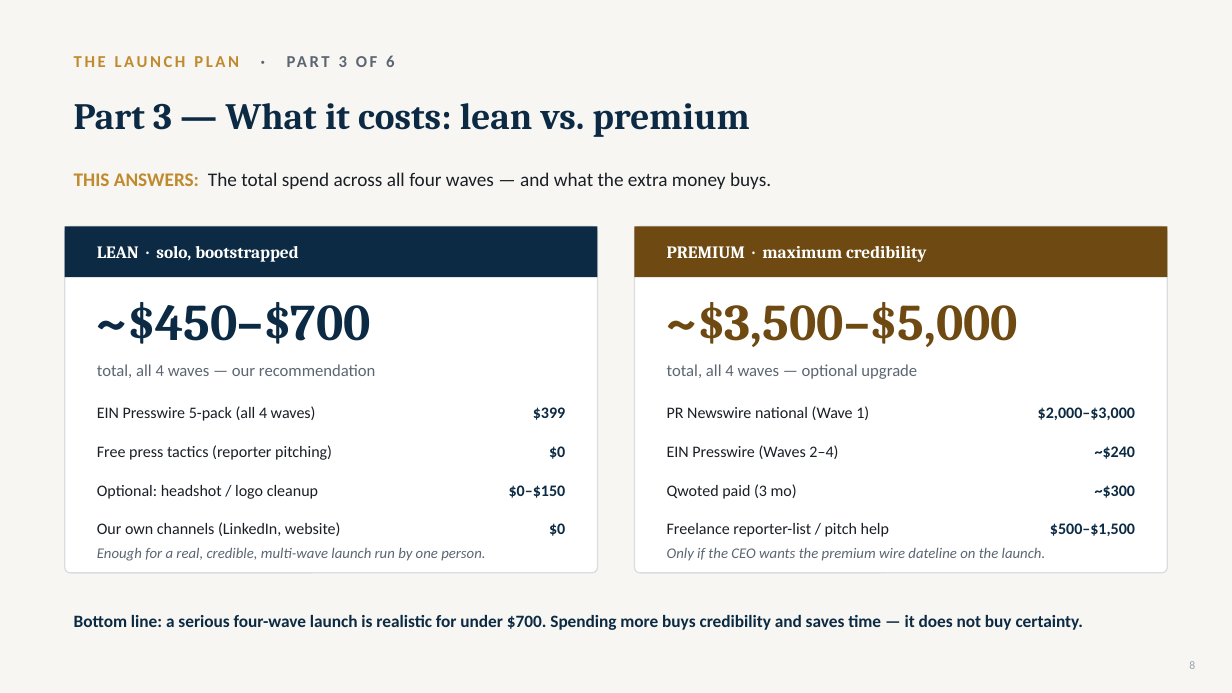
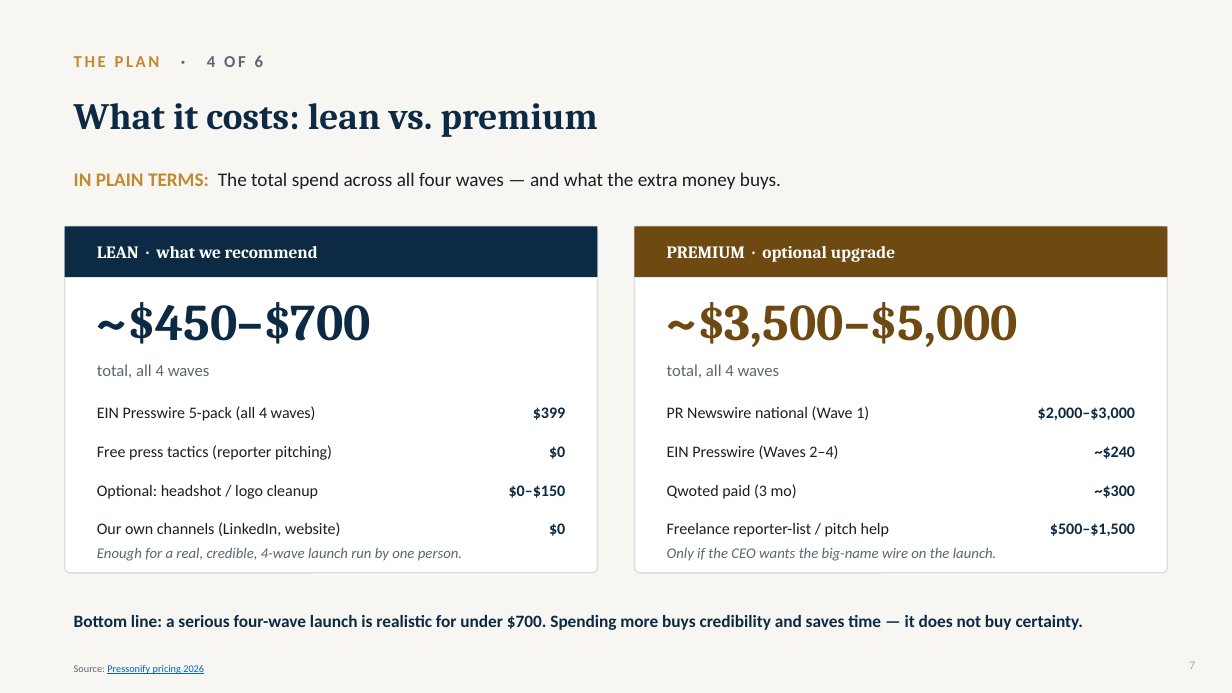
Before and after one commit to gitteromri-ux/eteacher-longevity-pr-campaign, a slide deck: slide 7 of eTeacher_Longevity_PR_Campaign.pptx (slide 8 before the commit). Drawn at 1232x693 pixels with LibreOffice and Linux fonts; fonts in the diff are those of the drawing. Boxes give left, top, right and bottom in pixels: in the first picture for what was removed or moved away, otherwise in the second. Text is boxed around its words. In the diff, an @@ line names an element or a change of style, - is before the commit and + after.

Commit message:
Rebuild opening plan: 6 tight McKinsey-style slides (one-page summary + 5 deep-dives), merged How, no fluff

```diff
--- a/eTeacher_Longevity_PR_Campaign.pptx
+++ b/eTeacher_Longevity_PR_Campaign.pptx
@@ text at box(74, 55, 263, 67): text changed @@
-THE LAUNCH PLAN · PART 3 OF 6
+THE PLAN · 4 OF 6
@@ text at box(74, 103, 598, 137): text changed @@
-Part 3 — What it costs: lean vs. premium
+What it costs: lean vs. premium
@@ text at box(74, 172, 781, 189): text changed @@
-THIS ANSWERS: The total spend across all four waves — and what the extra money buys.
+IN PLAIN TERMS: The total spend across all four waves — and what the extra money buys.
@@ text at box(97, 246, 318, 258): text changed @@
-LEAN · solo, bootstrapped
+LEAN · what we recommend
@@ text at box(667, 246, 895, 262): text changed @@
-PREMIUM · maximum credibility
+PREMIUM · optional upgrade
@@ text at box(97, 364, 210, 378): text changed @@
-total, all 4 waves — our recommendation
+total, all 4 waves
@@ text at box(667, 364, 780, 378): text changed @@
-total, all 4 waves — optional upgrade
+total, all 4 waves
@@ text at box(97, 547, 462, 561): text changed @@
-Enough for a real, credible, multi-wave launch run by one person.
+Enough for a real, credible, 4-wave launch run by one person.
@@ text at box(667, 547, 997, 561): text changed @@
-Only if the CEO wants the premium wire dateline on the launch.
+Only if the CEO wants the big-name wire on the launch.
@@ text added at box(74, 665, 204, 674), 8 pt, text #0563C1, underline @@
+Source: Pressonify pricing 2026
@@ text at box(1189, 662, 1195, 669): text changed @@
-8
+7
```
Also in this commit, not shown: 24 other slides changed, 2 slides added, 4 slides removed.
